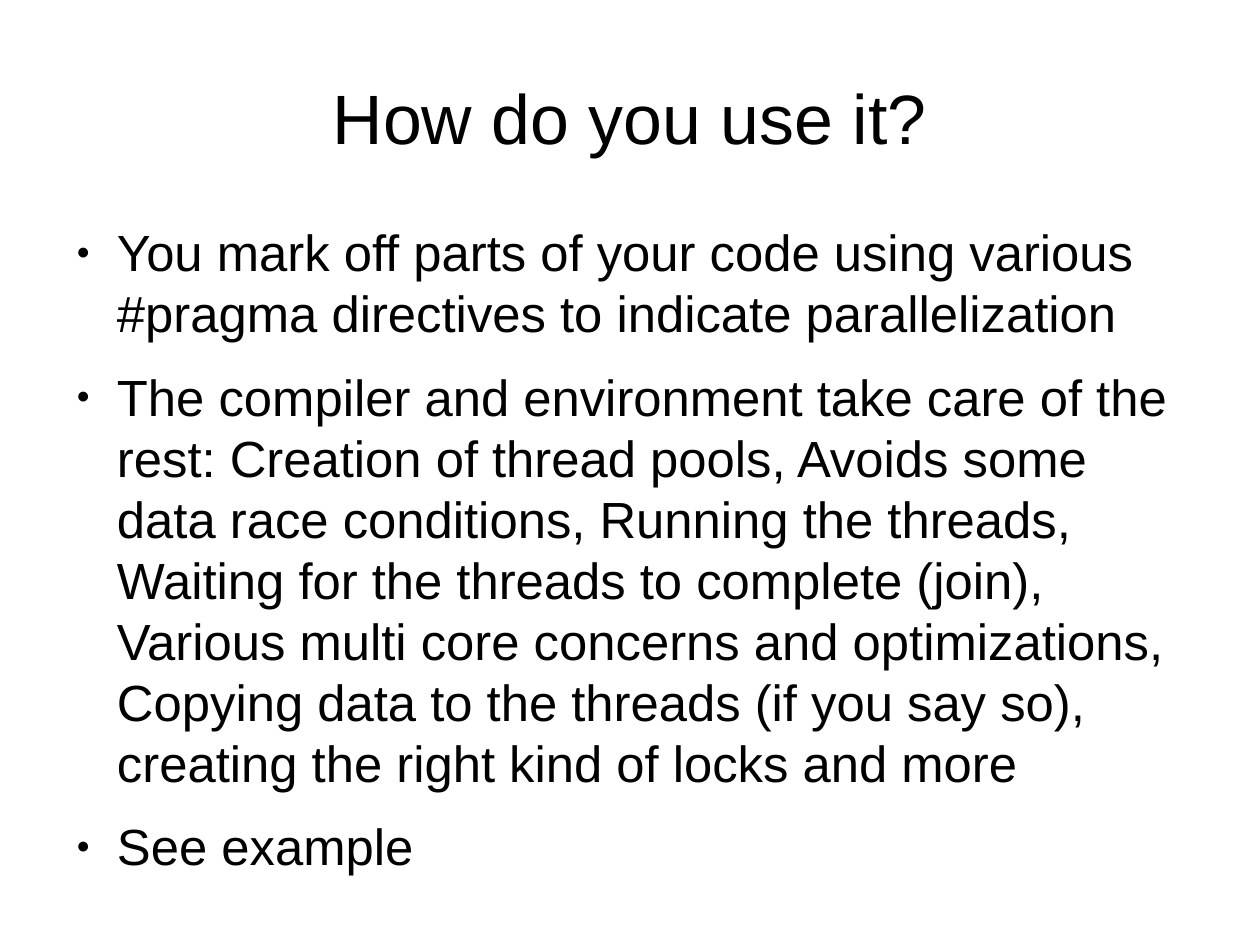
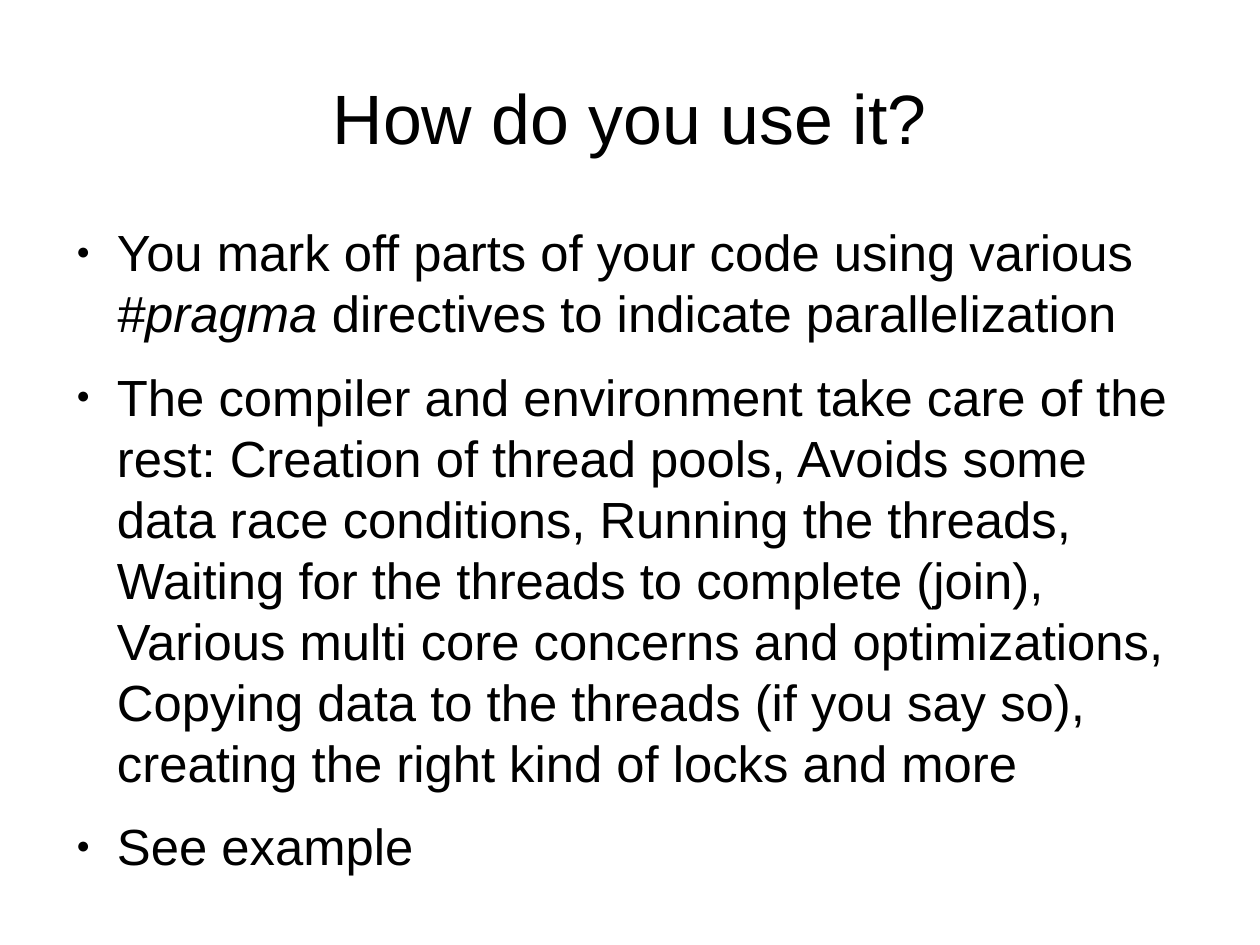
Before and after one commit to veltzer/demos-linux, a slide deck: slide 9 of doc/openmp.odp. Drawn at 1260x945 pixels with LibreOffice and Linux fonts; fonts in the diff are those of the drawing. Boxes give left, top, right and bottom in pixels: in the first picture for what was removed or moved away, otherwise in the second. Text is boxed around its words. In the diff, an @@ line names an element or a change of style, - is before the commit and + after.

```diff
--- a/doc/openmp.odp
+++ b/doc/openmp.odp
@@ text at bbox=[117, 234, 1133, 343]: italic on in "#pragma" @@
```
Also in this commit, not shown: 7 other slides changed, 2 other files.
